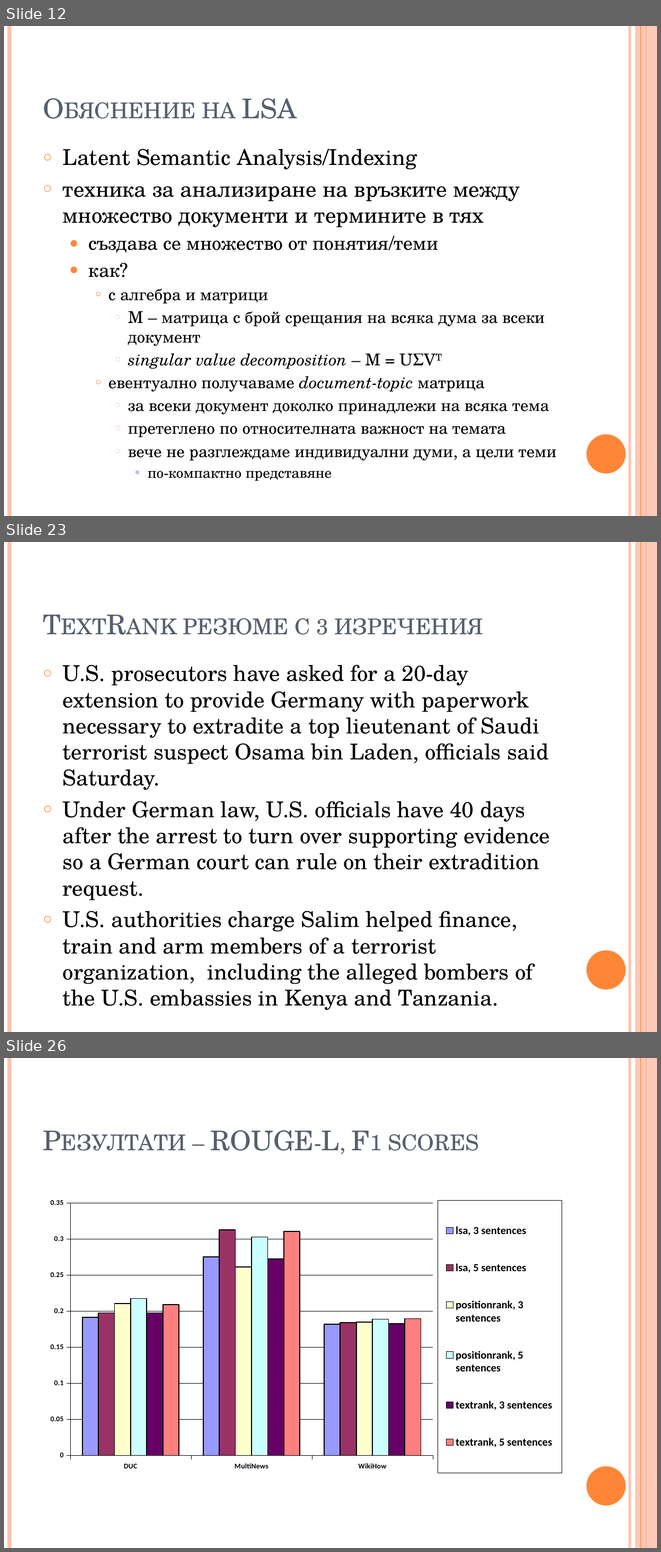
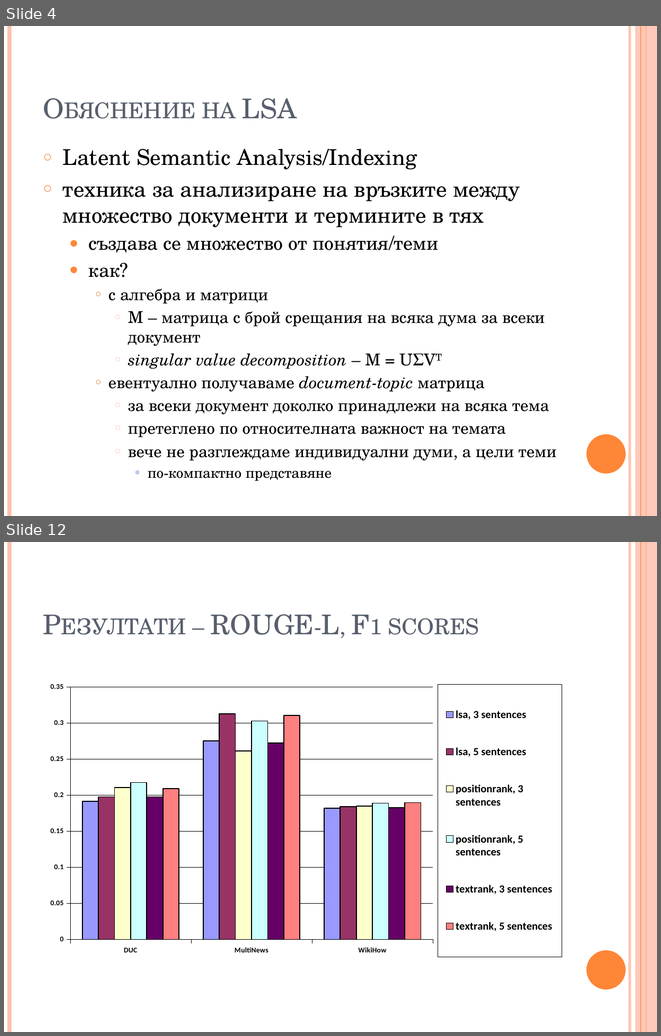
Before and after one commit to trvulkov/NLP-IE-project, a slide deck: presentation.pptx. Shown one above the other, each under a label of ours: slides 12, 23 and 26 before the commit, slides 4 and 12 after it; the slides between them are not shown. The pictures are 661x1552 and 661x1036 pixels, drawn with LibreOffice and Linux fonts; fonts in the diff are those of the drawing. Boxes give left, top, right and bottom in pixels: in the first picture for what was removed or moved away, otherwise in the second. Text is boxed around its words. In the diff, an @@ line names an element or a change of style, - is before the commit and + after.

```diff
--- a/presentation.pptx
+++ b/presentation.pptx
@@ slide 23 removed at (4,542,657,1032), background #FFFFFF; not listed: 6 template elements that a slide beside it also shows @@
@@ title removed at (183,618,483,635) @@
-TextRank резюме с 3 изречения
@@ text removed at (63,664,550,1010) @@
-○ U.S. prosecutors have asked for a 20-day extension to provide Germany with paperwork necessary to extradite a top lieutenant of Saudi terrorist suspect Osama bin Laden, officials said Saturday.
-○ Under German law, U.S. officials have 40 days after the arrest to turn over supporting evidence so a German court can rule on their extradition request.
-○ U.S. authorities charge Salim helped finance, train and arm members of a terrorist organization, including the alleged bombers of the U.S. embassies in Kenya and Tanzania.
@@ what was slide 12 is now slide 4 @@
@@ what was slide 26 is now slide 12 @@
```
Also in this commit, not shown: 8 slides changed, 15 other slides removed, 1 other file.
